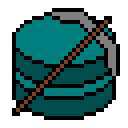
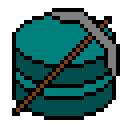
Two versions of the same layered image (128 × 128). Layer-by-layer changes:
painted on "Pickaxe" over 92, 28, 100, 36
